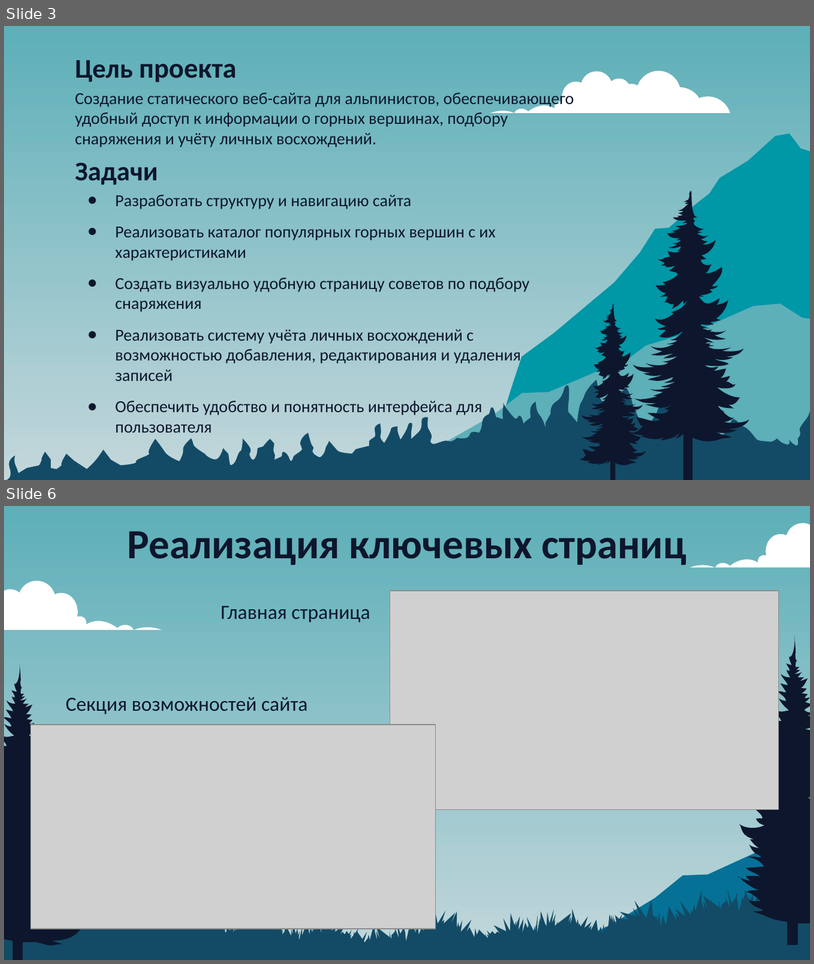
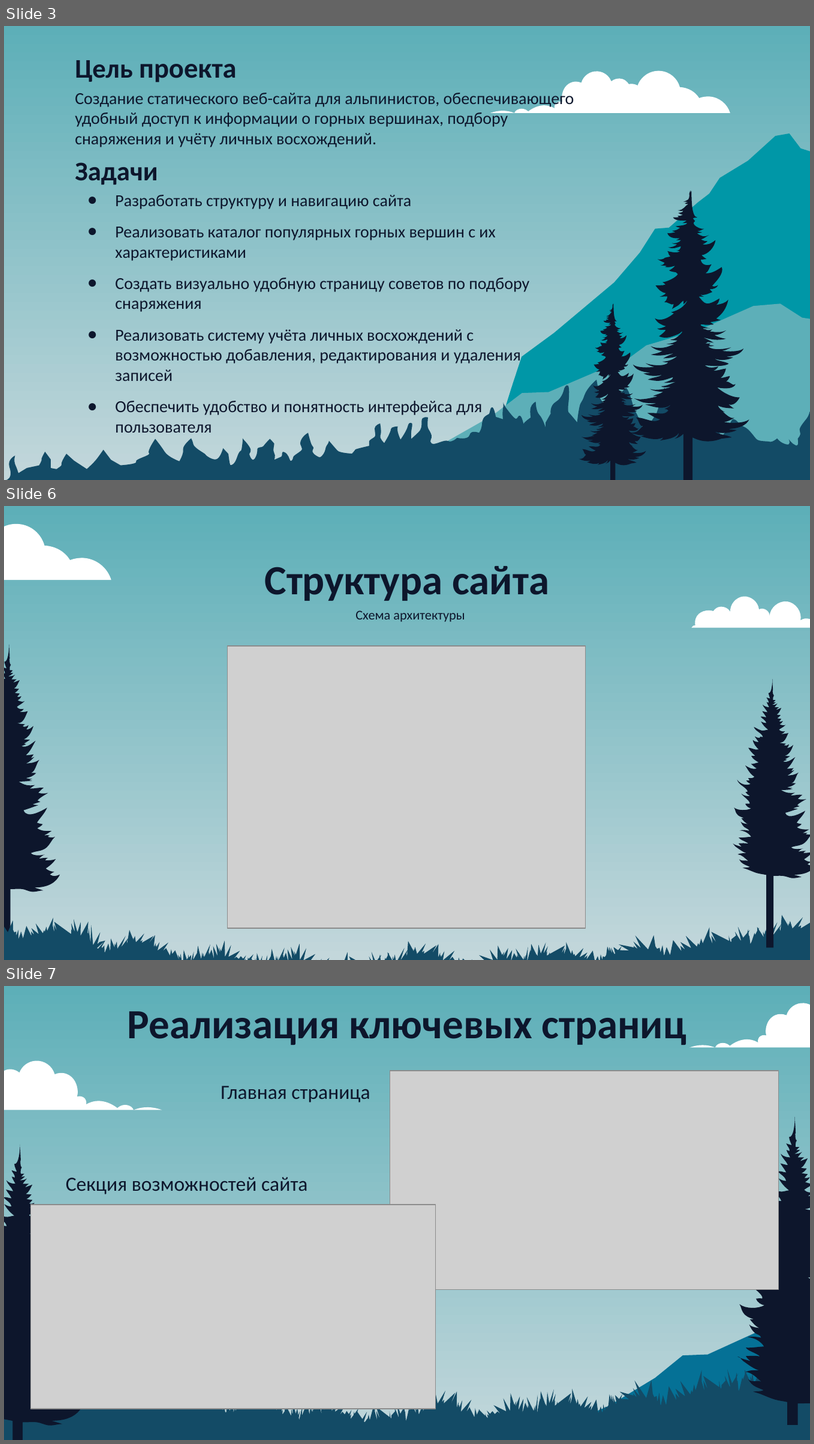
Before and after one commit to pepukcoder/peakish, a slide deck: report/Презентация_диплом_ООП_Апанасенко_Владислав_ПКС-2-23.pptx. Shown one above the other, each under a label of ours: slides 3 and 6 before the commit, slides 3, 6 and 7 after it; the slides between them are not shown. The pictures are 814x964 and 814x1444 pixels, drawn with LibreOffice and Linux fonts; fonts in the diff are those of the drawing; grey boxes stand for pictures. Boxes give left, top, right and bottom in pixels: in the first picture for what was removed or moved away, otherwise in the second. Text is boxed around its words. In the diff, an @@ line names an element or a change of style, - is before the commit and + after.

```diff
--- a/report/Презентация_диплом_ООП_Апанасенко_Владислав_ПКС-2-23.pptx
+++ b/report/Презентация_диплом_ООП_Апанасенко_Владислав_ПКС-2-23.pptx
@@ slide 6 added at [4,506,810,960], background gradient #5DAFB8 to #C3D7DB @@
@@ freeform shape added at [4,523,111,579], fill #FFFFFF @@
@@ title added at [264,566,549,601], 37 pt, text #0D162C, bold @@
+Структура сайта
@@ freeform shape added at [692,595,810,627], fill #FFFFFF @@
@@ text added at [356,610,465,622], 12 pt, text #0D162C @@
+Схема архитектуры
@@ freeform shape added at [4,644,60,947], fill #0D162C @@
@@ picture added at [227,646,585,928] @@
@@ freeform shape added at [733,679,810,947], fill #0D162C @@
@@ freeform shape added at [4,915,810,960], fill #134B66 @@
@@ what was slide 6 is now slide 7 @@
```
Also in this commit, not shown: 6 slides changed, 2 other files.
